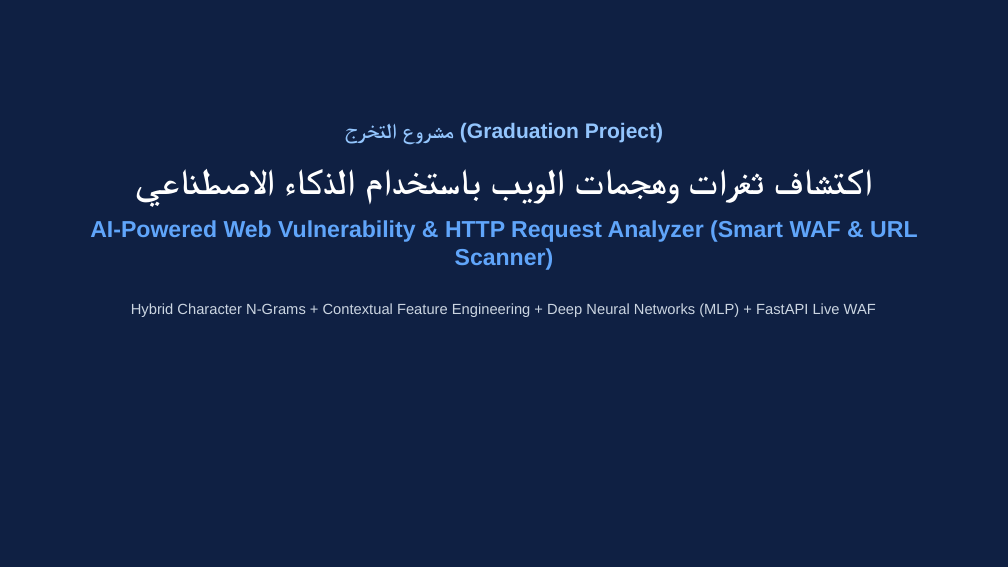
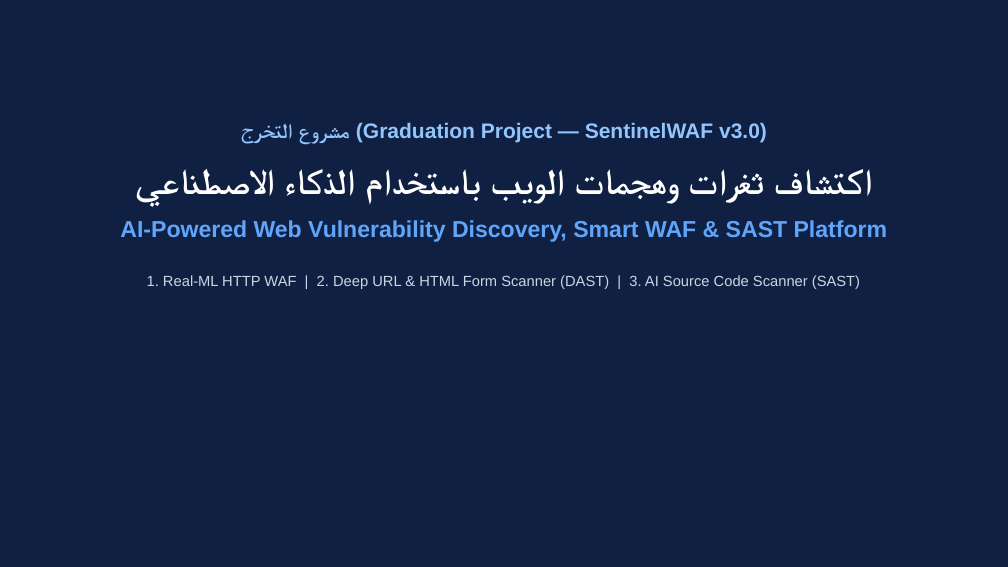
Before and after one commit to mohammadzaraa41-ai/ai-waf-detector, a slide deck: slide 1 of docs/Graduation_Project_Presentation_AR_EN.pptx. Drawn at 1008x567 pixels with LibreOffice and Linux fonts; fonts in the diff are those of the drawing. Boxes give left, top, right and bottom in pixels: in the first picture for what was removed or moved away, otherwise in the second. Text is boxed around its words. In the diff, an @@ line names an element or a change of style, - is before the commit and + after.

Commit message:
docs(v3.0): update README, 4-week Word reports & PPTX slides with v3.0 metrics and SAST module

```diff
--- a/docs/Graduation_Project_Presentation_AR_EN.pptx
+++ b/docs/Graduation_Project_Presentation_AR_EN.pptx
@@ text at [299, 122, 767, 144]: text changed @@
-مشروع التخرج (Graduation Project)
+مشروع التخرج (Graduation Project — SentinelWAF v3.0)
@@ text at [120, 220, 887, 289]: text changed @@
-AI-Powered Web Vulnerability & HTTP Request Analyzer (Smart WAF & URL Scanner)
-Hybrid Character N-Grams + Contextual Feature Engineering + Deep Neural Networks (MLP) + FastAPI Live WAF
+AI-Powered Web Vulnerability Discovery, Smart WAF & SAST Platform
+1. Real-ML HTTP WAF | 2. Deep URL & HTML Form Scanner (DAST) | 3. AI Source Code Scanner (SAST)
```
Also in this commit, not shown: 9 other slides changed, 6 other files.
